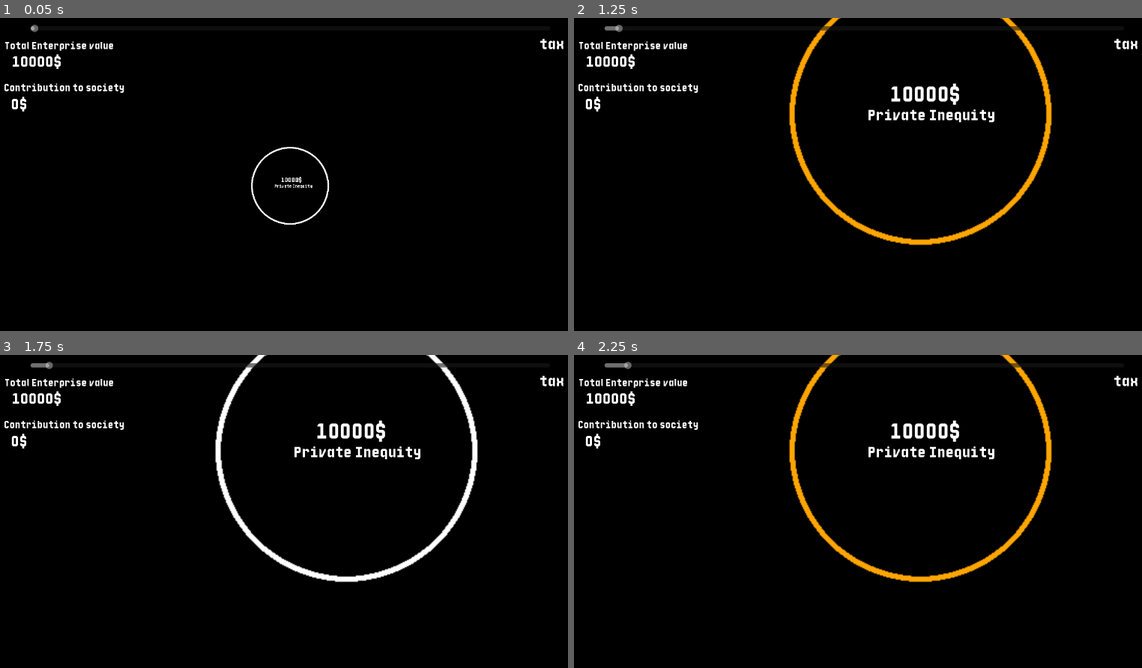
Above: before the commit, frames 1-4 (two rows, left to right).
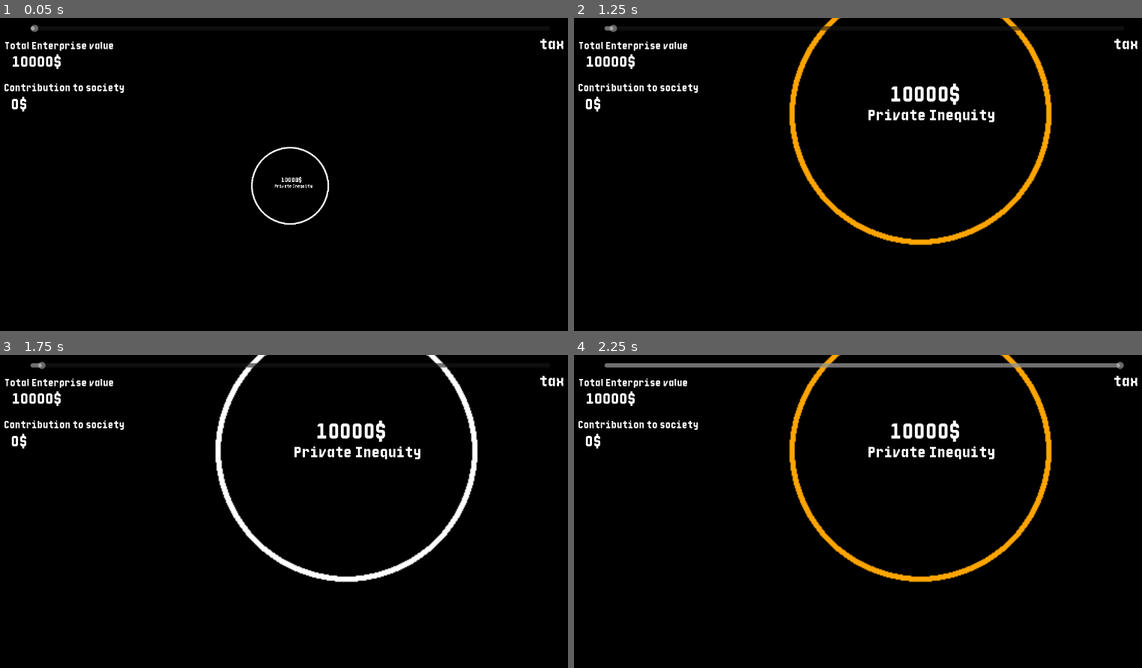
Above: after the commit, the same moments.

Repository: pirey0/LD58
Game: Godot game, scene res://main.tscn
The game is run twice, just before and just after one commit, with the same random seed, the same clock (stepped at 60 frames per second) and the same inputs.
Inputs (mouse positions are in pixels of both pictures, inside the frame that each line leads up to):
- Up to frame 1 (0.05 s): no input
- Up to frame 2 (1.25 s): tap Enter at 0.5 s; drag from (863, 187) to (926, 111) at 0.52 s
- Up to frame 3 (1.75 s): tap Space at 1.25 s; drag from (170, 539) to (261, 589) at 1.27 s
- Up to frame 4 (2.25 s): tap Enter at 2 s; move the mouse to (926, 448) at 2.02 s; tap 1 at 2.1 s; click (926, 448) at 2.17 s

Frame 1 is identical in both runs. In frame 2, less than 0.1% of the frame differs, in the area x 6-9%, y 2-5%; in frame 3, less than 0.1%; in frame 4, 1.3%, in the area x 8-97%, y 2-5%.

Commit message:
debt fix

Diff:
--- a/content/company.gd
+++ b/content/company.gd
@@ -2,6 +2,8 @@
 class_name Company
 
 @onready var vis: TextureRect = $Circle
+
+signal on_vanish
 
 var hovered := false
 var selected := false
@@ -21,9 +23,11 @@
 var goods : int
 var base_color := Color.WHITE
 var player_owned := false
+var vanishing := false
 
 func _ready() -> void:
 	add_to_group("object")
+	add_to_group("end_of_year_listener")
 	company_name = Util.get_random_company_name()
 	mouse_entered.connect(on_mouse_enter)
 	mouse_exited.connect(on_mouse_exit)
@@ -109,7 +113,22 @@
 	if taxable:
 		tax += roundi(amount * 0.21)
 
+	if money < -2000.0:
+		bankrupt()
+
 	update_state()
+
+func bankrupt():
+	if vanishing:
+		return
+
+	vanishing = true
+	on_vanish.emit()
+	var tw = create_tween()
+	tw.tween_property(self,"scale", Vector2.ONE , 0.0).from(0.1 * Vector2.ONE)\
+			.set_trans(Tween.TransitionType.TRANS_BACK).set_ease(Tween.EASE_IN)
+	tw.tween_callback(queue_free)
+	pass
 
 func change_goods(amount):
 	goods += amount
@@ -117,8 +136,10 @@
 
 func add_debt(amount, interest):
 	debt += amount * (1.0 + interest)
-
 	change_money(amount, false)
+
+func remove_debt(amount):
+	debt -= amount
 
 func apply_size():
 	$Circle.size = Vector2.ONE * 256 * size_mult
@@ -146,18 +167,20 @@
 
 	$Goods.visible = goods != 0
 	$Goods.text = "GOODS: %s" % str(goods)
-	$Debt.modulate = Color.GREEN
-
+	$Goods.modulate = Color.GREEN
+
+func on_year_end():
+	pass
 
 func create_loan_proposal() -> LoanProposal:
 	var out = LoanProposal.new()
 	out.period = randi_range(2,5)
-	out.evaluation = last_income
+	out.evaluation = max(5000.0, last_income)
 	out.debt = debt
 
-	out.proposed_sum = (last_income - debt) * randf_range(0.3, 1.1)
+	out.proposed_sum = (out.evaluation - debt) * randf_range(0.3, 1.1)
 	out.interest = randf_range(0.05, 0.25)
-	out.debt_service = out.proposed_sum * (1.0+out.interest)
+	out.debt_service = out.proposed_sum * (1.0+out.interest) / out.period
 
 	if out.debt > 0.5*out.evaluation:
 		out.fail_reason = LoanProposal.FailReason.Debt
--- a/content/connection.gd
+++ b/content/connection.gd
@@ -24,6 +24,7 @@
 
 func _ready() -> void:
 	position = source.position
+	source.on_vanish.connect(vanish)
 
 	var tw = create_tween()
 	tw.set_parallel(true)
@@ -148,6 +149,7 @@
 
 func on_connection_established():
 	connected = true
+	destination.on_vanish.connect(vanish)
 	pass
 
 func on_select():
--- a/content/connection_item.gd
+++ b/content/connection_item.gd
@@ -12,6 +12,8 @@
 func setup(con : Connection):
 	connection = con
 	con.on_vanish.connect(on_connection_vanish)
+	if con.freeing:
+		on_connection_vanish()
 
 func _ready() -> void:
 	var tw = create_tween()
--- a/content/connection_loan.gd
+++ b/content/connection_loan.gd
@@ -1,10 +1,19 @@
 extends Connection
 
+var loan : Company.LoanProposal
+var year := 0
+var remaining := 0:
+	set(x):
+		remaining = x
+		if remaining<=0:
+			on_loan_delivered()
 
 func _ready() -> void:
 	super()
-	set_physics_process(false)
 	self.base_color = Color.SLATE_GRAY
+
+func _physics_process(delta: float) -> void:
+	update_closure()
 
 func on_connection_established():
 	super()
@@ -24,4 +33,43 @@
 		vanish()
 		return
 
-	#TODO
+	loan = proposal
+
+	var tw := create_tween()
+
+	var step := 1000
+	remaining = loan.proposed_sum
+
+	for x in ceili(float(loan.proposed_sum)/step):
+		tw.tween_callback(func():
+				var value = min(step, remaining)
+				var item = spawn_item(preload("res://content/connection_item_money.tscn"))
+				item.target_reached.connect(deliver_money.bind(value))
+				remaining -= value
+				item.value = value
+						).set_delay(1.0)
+
+func deliver_money(x):
+	destination.add_debt(x, loan.interest)
+
+func on_year_end():
+	var inst := spawn_item( preload("res://content/connection_item_person.tscn"))
+	inst.target_reached.connect(on_debt_collector_reached)
+	inst.person_name = "Debt Collector"
+
+
+func on_debt_collector_reached():
+	print(loan.debt_service * loan.period)
+	destination.remove_debt(loan.debt_service)
+	destination.change_money(-loan.debt_service, false)
+
+	var item = spawn_item(preload("res://content/connection_item_money.tscn"))
+	item.value = loan.debt_service
+	item.reversed = true
+
+	year += 1
+	if year >= loan.period:
+		close()
+
+func on_loan_delivered():
+	add_to_group("end_of_year_listener")
--- a/content/loan_proposal.gd
+++ b/content/loan_proposal.gd
@@ -12,7 +12,7 @@
 	%proposal.text = Util.format_money(proposal.proposed_sum)
 	%debt_service.text = Util.format_money(proposal.debt_service)
 	%period.text = "%s years" % str(proposal.period)
-
+	%interest.text = "%0.1f" % (proposal.interest * 100)
 	%refusal_reason.visible = not proposal.is_positive()
 	if not proposal.is_positive():
 		%Decline.hide()
--- a/content/loan_proposal.tscn
+++ b/content/loan_proposal.tscn
@@ -104,6 +104,20 @@
 text = "14.5k $"
 label_settings = SubResource("LabelSettings_j5v44")
 
+[node name="HBoxContainer6" type="HBoxContainer" parent="Control/parent"]
+layout_mode = 2
+
+[node name="Label2" type="Label" parent="Control/parent/HBoxContainer6"]
+layout_mode = 2
+text = "Interest: 	             "
+label_settings = SubResource("LabelSettings_j5v44")
+
+[node name="interest" type="Label" parent="Control/parent/HBoxContainer6"]
+unique_name_in_owner = true
+layout_mode = 2
+text = "12%"
+label_settings = SubResource("LabelSettings_j5v44")
+
 [node name="HBoxContainer4" type="HBoxContainer" parent="Control/parent"]
 layout_mode = 2
 
--- a/meta.gd
+++ b/meta.gd
@@ -6,7 +6,7 @@
 
 var time := 0.0
 
-var year_duration := 60.0
+var year_duration := 120.0
 
 var in_year_end := false
 
@@ -35,12 +35,21 @@
 
 func trigger_year_end():
 	in_year_end = true
+	progress_slider.value = 1.0
+
+	for x in get_tree().get_nodes_in_group("end_of_year_listener"):
+		x.on_year_end()
 
 	var tw := create_tween()
-	tw.tween_callback(start_new_year).set_delay(3.0)
+	tw.tween_callback(start_new_year).set_delay(10.0)
 
 	pass
 
 func start_new_year():
 	time = 0.0
 	in_year_end = false
+
+
+func _input(event: InputEvent) -> void:
+	if event is InputEventKey and event.keycode == KEY_1 and event.is_pressed():
+		trigger_year_end()
